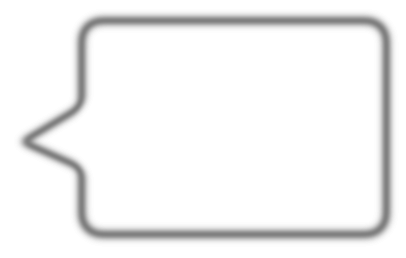
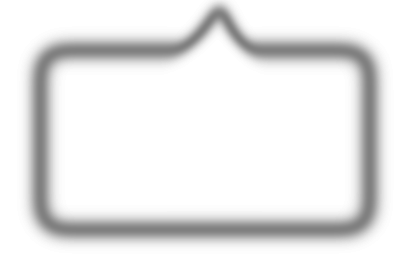
Layers edited between the first and the second 406px x 258px image:
added group "Bubble 2 #1" with 2 layers above "Bubble 1" over 15, 0, 397, 251
added layer "Bubble 2 #2" (subtract) in group "Bubble 2 #1" over 15, 0, 397, 251
added layer "Bubble 2" in group "Bubble 2 #1" over 17, 0, 394, 251
hid "Layer #2", moved it into group "Bubble 1" over 15, 0, 397, 251
hid "Background", moved it into group "Bubble 1" over 15, 9, 397, 247
